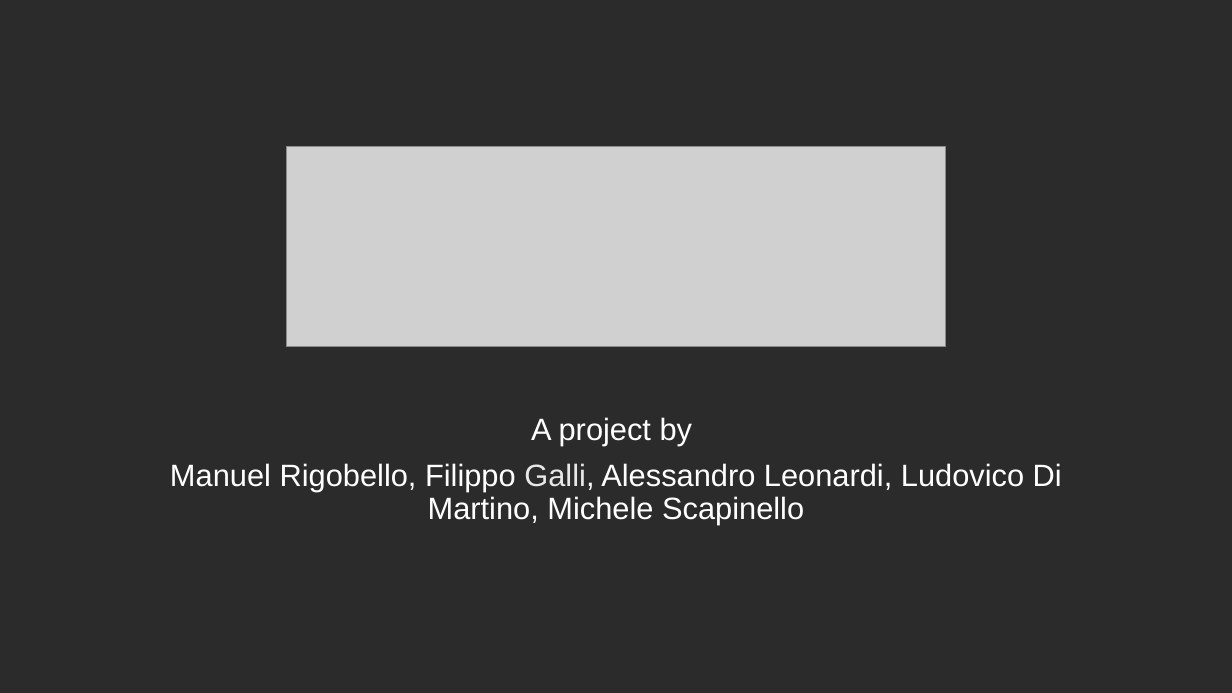
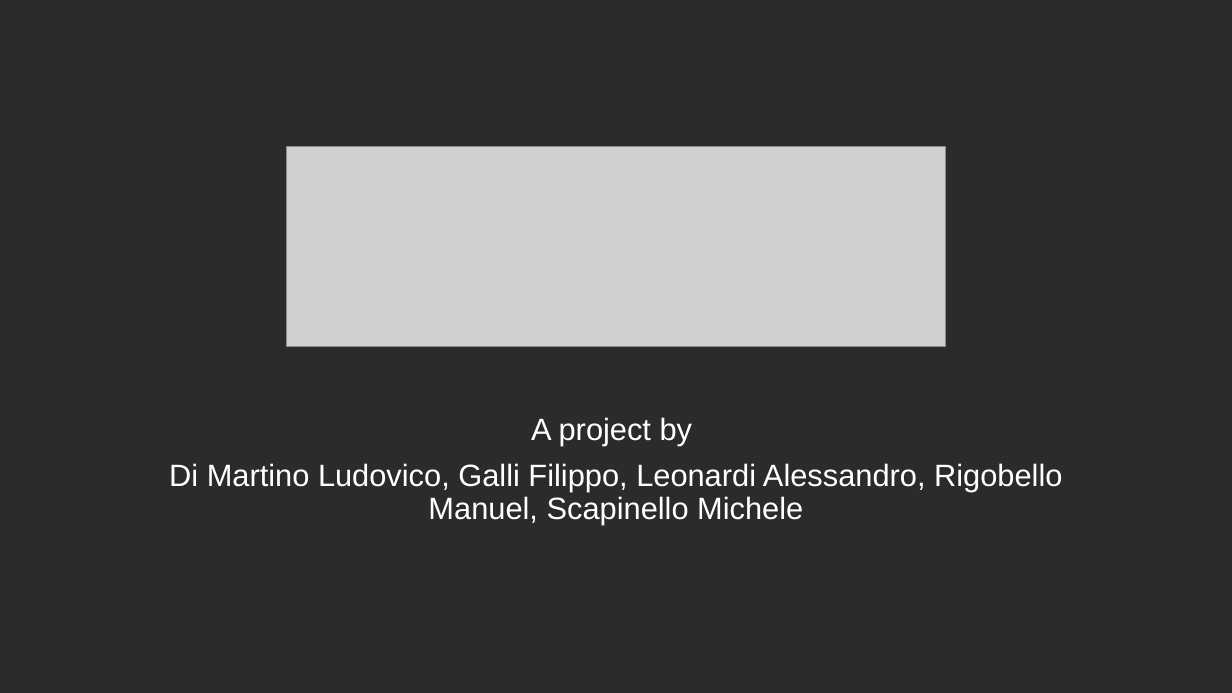
Before and after one commit to ludovicodimartino/webApplicationUniProject, a slide deck: slide 1 of WaCar.pptx. Drawn at 1232x693 pixels with LibreOffice and Linux fonts; fonts in the diff are those of the drawing; grey boxes stand for pictures; background and template pictures are left out; a plain dark background stands for a picture behind light text. Boxes give left, top, right and bottom in pixels: in the first picture for what was removed or moved away, otherwise in the second. Text is boxed around its words. In the diff, an @@ line names an element or a change of style, - is before the commit and + after.

```diff
--- a/WaCar.pptx
+++ b/WaCar.pptx
@@ subtitle at [169, 463, 1062, 525]: text changed @@
-Manuel Rigobello, Filippo Galli, Alessandro Leonardi, Ludovico Di Martino, Michele Scapinello
+Di Martino Ludovico, Galli Filippo, Leonardi Alessandro, Rigobello Manuel, Scapinello Michele
```
Also in this commit, not shown: 7 other slides changed, 2 slides added, 4 slides removed, 2 other files.
